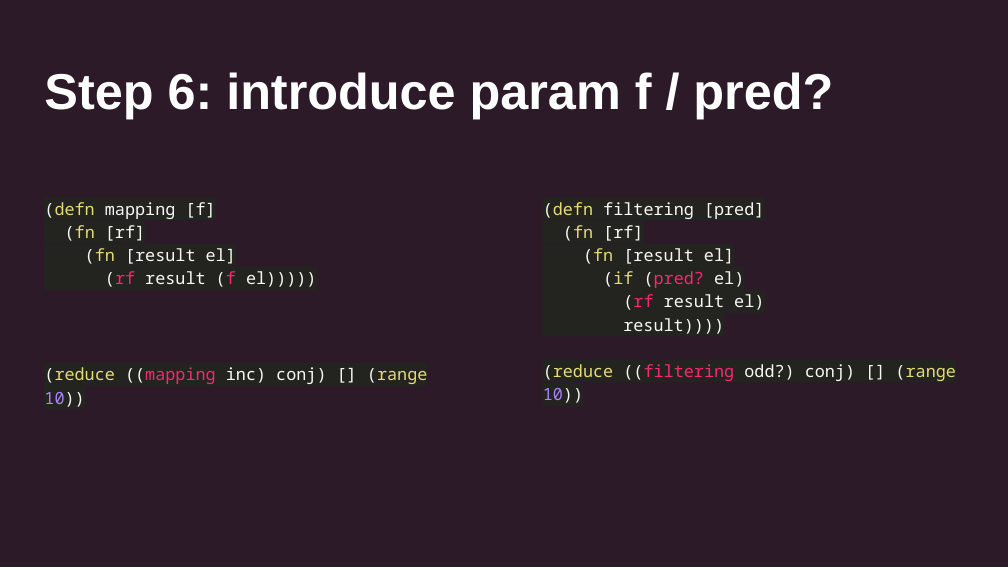
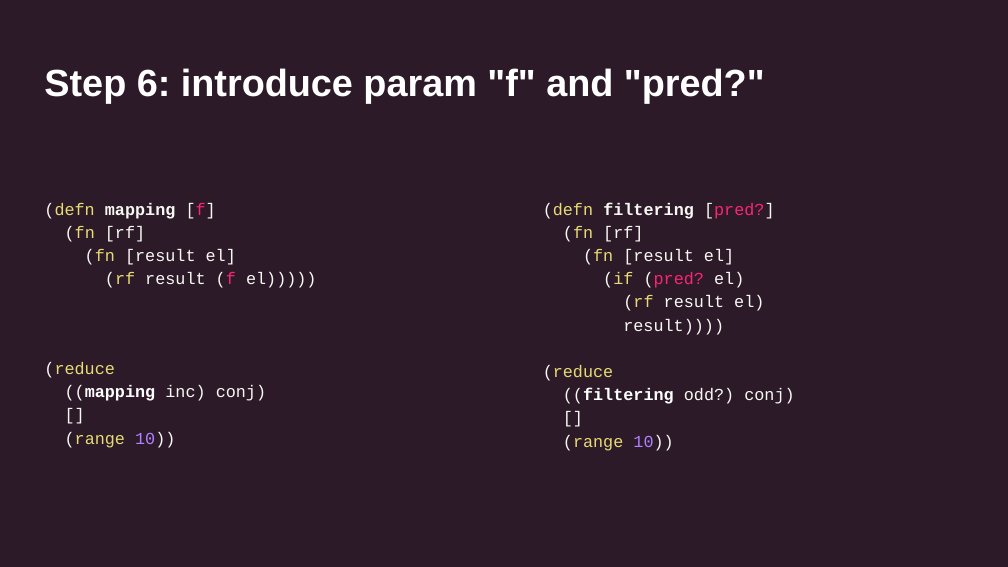
Before and after one commit to uswitch/transducers-workshop, a slide deck: slide 8 of slides/02-xducers-internals.pptx. Drawn at 1008x567 pixels with LibreOffice and Linux fonts; fonts in the diff are those of the drawing. Boxes give left, top, right and bottom in pixels: in the first picture for what was removed or moved away, otherwise in the second. Text is boxed around its words. In the diff, an @@ line names an element or a change of style, - is before the commit and + after.

```diff
--- a/slides/02-xducers-internals.pptx
+++ b/slides/02-xducers-internals.pptx
@@ title at (44,68,765,104): text changed; size 36 to 27 pt @@
-Step 6: introduce param f / pred?
+Step 6: introduce param "f" and "pred?"
@@ text at (44,203,317,288): font Noto Sans Mono to Courier New, highlight #23241F to none in "(defn mapping [f] (fn [rf] (fn [result ..."; text colour #F8F8F2 to #F92672 in "[f]"; text colour #F92672 to #E6DB74 in "(rf"; bold on in "mapping"; less space between paragraphs @@
@@ text at (543,202,794,451): text changed; font Noto Sans Mono to Courier New @@
-(defn filtering [pred]
-(fn [rf]
-(fn [result el]
-(if (pred? el)
-(rf result el)
-result))))
-(reduce ((filtering odd?) conj) [] (range 10))
+(defn filtering [pred?]
+(fn [rf]
+(fn [result el]
+(if (pred? el)
+(rf result el)
+result))))
+(reduce
+((filtering odd?) conj)
+[]
+(range 10))
@@ text at (44,362,266,448): text changed; font Noto Sans Mono to Courier New @@
-(reduce ((mapping inc) conj) [] (range 10))
+(reduce
+((mapping inc) conj)
+[]
+(range 10))
```
Also in this commit, not shown: 12 other slides changed, 8 other files.
